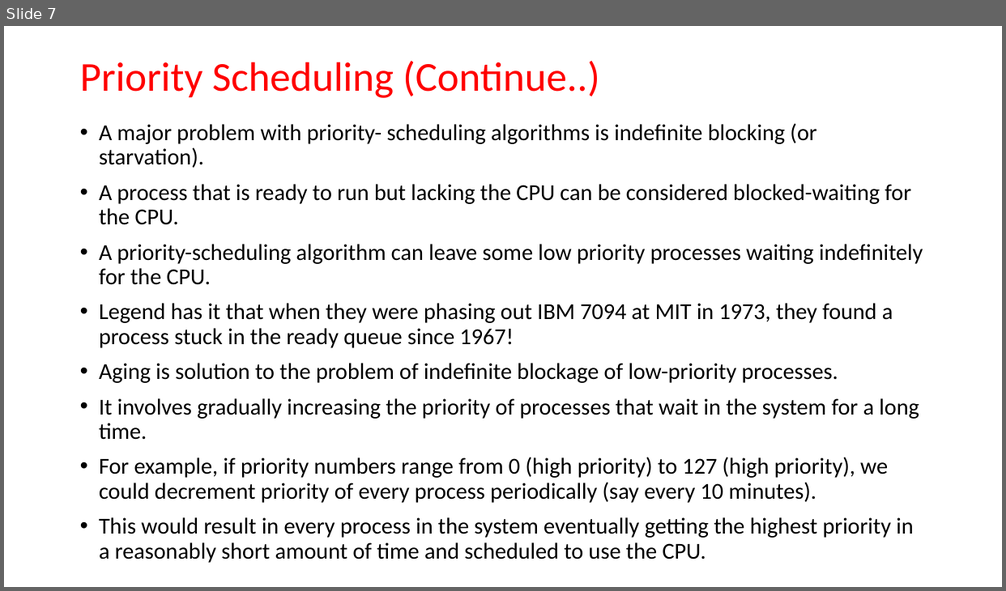
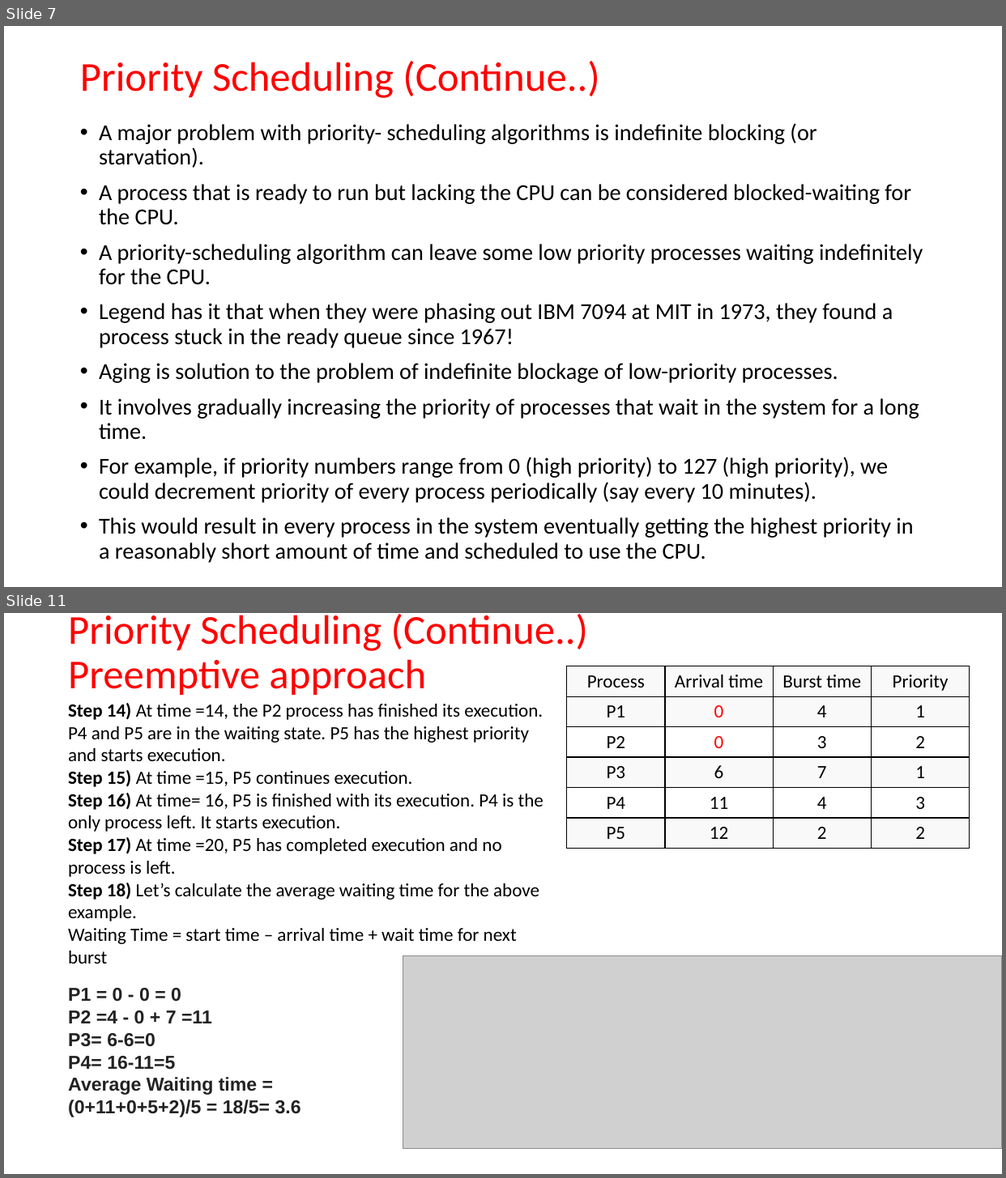
Before and after one commit to bamboat3/os, a slide deck: Lecture-8.pptx. Shown one above the other, each under a label of ours: slide 7 before the commit, slides 7 and 11 after it; the slides between them are not shown. The pictures are 1006x591 and 1006x1178 pixels, drawn with LibreOffice and Linux fonts; fonts in the diff are those of the drawing; grey boxes stand for pictures. Boxes give left, top, right and bottom in pixels: in the first picture for what was removed or moved away, otherwise in the second. Text is boxed around its words. In the diff, an @@ line names an element or a change of style, - is before the commit and + after.

```diff
--- a/Lecture-8.pptx
+++ b/Lecture-8.pptx
@@ slide 11 added at box(4, 613, 1002, 1174), background #FFFFFF @@
@@ title added at box(68, 614, 588, 696), 39.6 pt, text #FF0000 @@
+Priority Scheduling (Continue..)
+Preemptive approach
@@ table added at box(567, 666, 969, 845), 6 rows, 4 columns @@
+Process | Arrival time | Burst time | Priority
+P1 | 0 | 4 | 1
+P2 | 0 | 3 | 2
+P3 | 6 | 7 | 1
+P4 | 11 | 4 | 3
+P5 | 12 | 2 | 2
@@ text added at box(68, 703, 543, 964), 18 pt, text #000000 @@
+Step 14) At time =14, the P2 process has finished its execution. P4 and P5 are in the waiting state. P5 has the highest priority and starts execution.
+Step 15) At time =15, P5 continues execution.
+Step 16) At time= 16, P5 is finished with its execution. P4 is the only process left. It starts execution.
+Step 17) At time =20, P5 has completed execution and no process is left.
+Step 18) Let’s calculate the average waiting time for the above example.
+Waiting Time = start time – arrival time + wait time for next burst
@@ picture added at box(403, 956, 1002, 1149) @@
@@ text added at box(68, 988, 301, 1118), 18 pt, text #222222, bold @@
+P1 = 0 - 0 = 0
+P2 =4 - 0 + 7 =11
+P3= 6-6=0
+P4= 16-11=5
+Average Waiting time = (0+11+0+5+2)/5 = 18/5= 3.6
```
Also in this commit, not shown: 3 other slides added.
